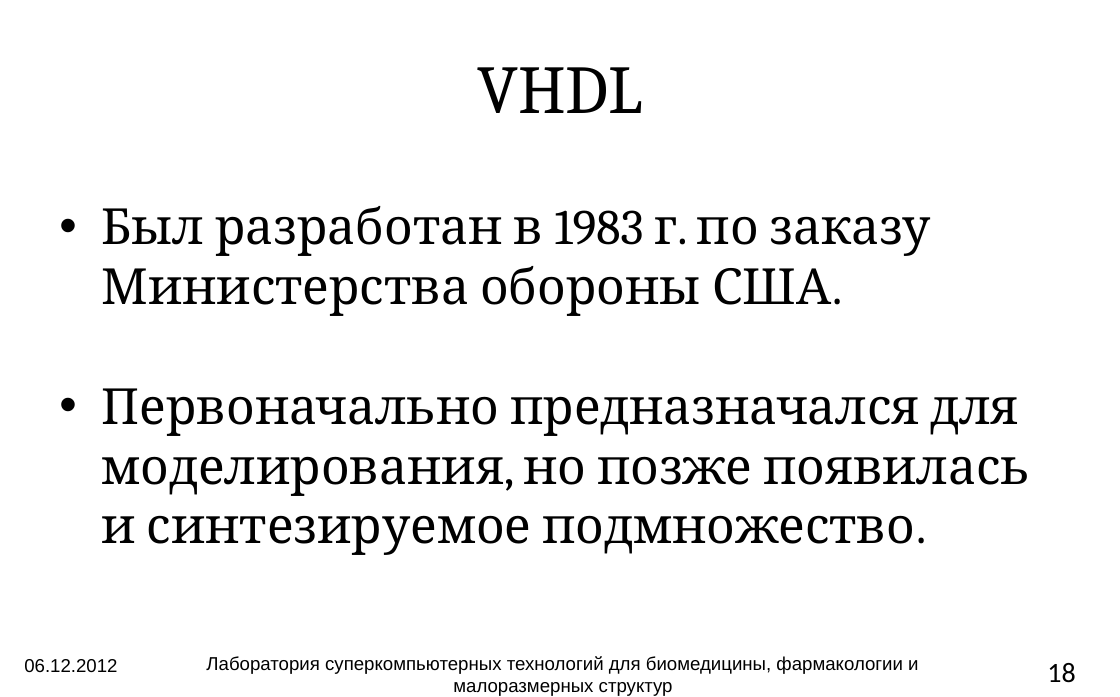
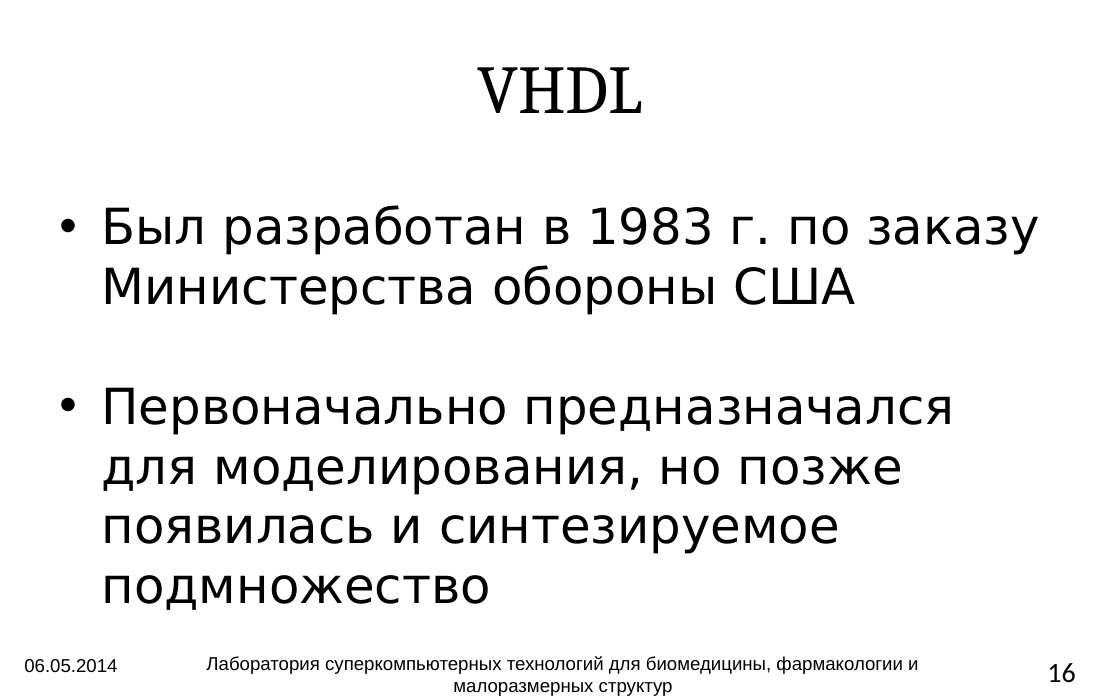
Before and after one commit to atakua/simlectures-archive, a slide deck: slide 16 of lecture12-languages/lecture12-languages.pptx (slide 18 before the commit). Drawn at 1120x697 pixels with LibreOffice and Linux fonts; fonts in the diff are those of the drawing; background and template pictures are left out. Boxes give left, top, right and bottom in pixels: in the first picture for what was removed or moved away, otherwise in the second. Text is boxed around its words. In the diff, an @@ line names an element or a change of style, - is before the commit and + after.

```diff
--- a/lecture12-languages/lecture12-languages.pptx
+++ b/lecture12-languages/lecture12-languages.pptx
@@ rectangle "Был разработан в 1983 г. ...": place and size @@
-rectangle "Был разработан в 1983 г. ..." at (48, 189, 1071, 562)
+rectangle "Был разработан в 1983 г. ..." at (48, 189, 1071, 623)
@@ text in rectangle at (102, 205, 1039, 610): text changed; font Cambria to DejaVu Sans @@
-• Был разработан в 1983 г. по заказу Министерства обороны США.
-• Первоначально предназначался для моделирования, но позже появилась и синтезируемое подмножество.
+• Был разработан в 1983 г. по заказу Министерства обороны США
+• Первоначально предназначался для моделирования, но позже появилась и синтезируемое подмножество
@@ text at (24, 659, 117, 673): text changed @@
-06.12.2012
+06.05.2014
@@ page number at (1047, 663, 1075, 683): text changed @@
-18
+16
```
Also in this commit, not shown: 18 other slides changed, 1 slide removed, 1 other file.
